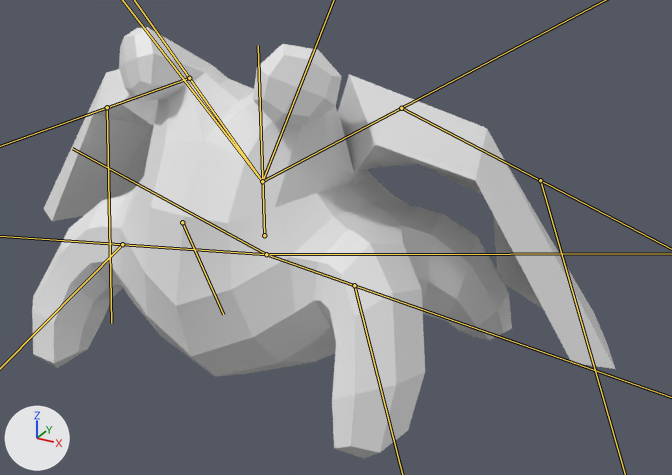
The glTF model examples/05_advanced_glb_loading/assets/Glorp.glb: old version first, new version second.
The view is the same before and after, from a 50 mm lens placed at (2.49, -3.76, 1.69), pointed at (0.3, 0.21, -0.29). The axes (+X, +Y, +Z) are drawn at lower left. The lights are the same throughout. The older version comes first. Both versions are drawn at frame 10 of the action 'Idle'; the numbers are the values there. The bones that change are drawn over the model as lines.
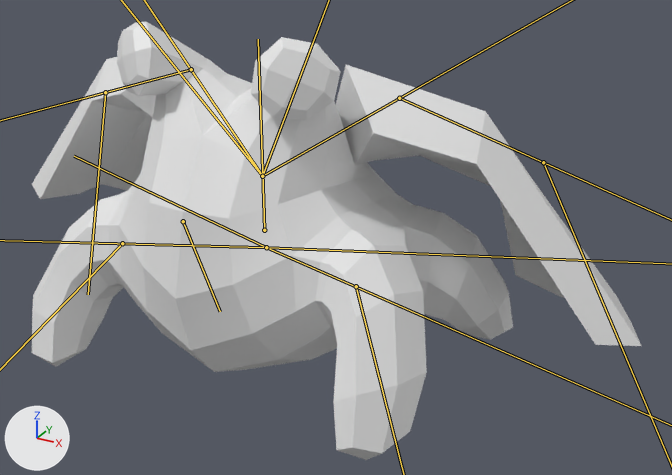
Where the change shows, as pixel boxes [x1, y1, x2, y2] in the pictures (672 x 475 px):
'Cube', posed
    before: [32, 27, 615, 459]
    after: [32, 21, 641, 460]
bone 'Bone', root to tip
    before: (264, 235) to (258, 45)
    after: (264, 230) to (258, 39)
bone 'Bone.004.R', root to tip
    before: (107, 107) to (111, 323)
    after: (105, 92) to (88, 294)
bone 'Bone.005.R', root to tip
    before: (266, 254) to (72, 148)
    after: (266, 247) to (74, 156)
bone 'Bone.007.R', root to tip
    before: (182, 222) to (223, 314)
    after: (183, 221) to (220, 311)

What changed in the scene script:
```text
Change bone_bone:
    where bone_bone = bpy.data.objects['Armature'].pose.bones['Bone']
    bone_bone.location: (-0.04, -0.89, 0.0) -> (-0.03, -0.79, 0.0)
Change bone_bone_001_r:
    where bone_bone_001_r = bpy.data.objects['Armature'].pose.bones['Bone.001.R']  # child of 'Bone'
    bone_bone_001_r.rotation_quaternion: (0.991, -0.112, 0.066, -0.029) -> (0.991, -0.099, 0.058, -0.026)  # degrees (-13, 7, -4) -> degrees (-12, 6, -4)
Change bone_bone_002_r:
    where bone_bone_002_r = bpy.data.objects['Armature'].pose.bones['Bone.002.R']  # child of 'Bone'
    bone_bone_002_r.rotation_quaternion: (0.991, -0.031, -0.047, 0.123) -> (0.99, -0.027, -0.042, 0.109)  # degrees (-4, -5, 14) -> degrees (-4, -4, 13)
Change bone_bone_003_r:
    where bone_bone_003_r = bpy.data.objects['Armature'].pose.bones['Bone.003.R']  # child of 'Bone.002.R'
    bone_bone_003_r.rotation_quaternion: (0.99, -0.058, -0.015, 0.13) -> (0.989, -0.051, -0.014, 0.115)  # degrees (-7, -1, 15) -> degrees (-6, -1, 13)
Change bone_bone_004_r:
    where bone_bone_004_r = bpy.data.objects['Armature'].pose.bones['Bone.004.R']  # child of 'Bone.003.R'
    bone_bone_004_r.rotation_quaternion: (0.971, -0.125, -0.085, 0.183) -> (0.972, -0.116, -0.078, 0.165)  # degrees (-16, -7, 22) -> degrees (-15, -7, 20)
Change bone_bone_001_l:
    where bone_bone_001_l = bpy.data.objects['Armature'].pose.bones['Bone.001.L']  # child of 'Bone'
    bone_bone_001_l.rotation_quaternion: (0.991, -0.112, -0.066, 0.029) -> (0.991, -0.099, -0.058, 0.026)  # degrees (-13, -7, 4) -> degrees (-12, -6, 4)
Change bone_bone_002_l:
    where bone_bone_002_l = bpy.data.objects['Armature'].pose.bones['Bone.002.L']  # child of 'Bone'
    bone_bone_002_l.rotation_quaternion: (0.991, -0.029, 0.045, -0.119) -> (0.991, -0.026, 0.04, -0.105)  # degrees (-4, 5, -14) -> degrees (-3, 4, -12)
Change bone_bone_003_l:
    where bone_bone_003_l = bpy.data.objects['Armature'].pose.bones['Bone.003.L']  # child of 'Bone.002.L'
    bone_bone_003_l.rotation_quaternion: (0.989, -0.06, 0.016, -0.133) -> (0.989, -0.053, 0.014, -0.118)  # degrees (-7, 1, -15) -> degrees (-6, 1, -14)
Change bone_bone_004_l:
    where bone_bone_004_l = bpy.data.objects['Armature'].pose.bones['Bone.004.L']  # child of 'Bone.003.L'
    bone_bone_004_l.rotation_quaternion: (0.949, -0.135, 0.089, -0.272) -> (0.949, -0.122, 0.081, -0.245)  # degrees (-18, 5, -33) -> degrees (-16, 5, -30)
Change bone_bone_005_r:
    where bone_bone_005_r = bpy.data.objects['Armature'].pose.bones['Bone.005.R']
    bone_bone_005_r.location: (-0.96, 0.46, -0.66) -> (-0.85, 0.41, -0.59)
    bone_bone_005_r.rotation_quaternion: (0.982, 0.123, 0.074, -0.126) -> (0.981, 0.109, 0.066, -0.112)  # degrees (13, 10, -14) -> degrees (12, 9, -12)
Change bone_bone_007_r:
    where bone_bone_007_r = bpy.data.objects['Armature'].pose.bones['Bone.007.R']  # child of 'Bone.006.R'
    bone_bone_007_r.rotation_quaternion: (0.961, -0.226, -0.142, -0.073) -> (0.959, -0.199, -0.125, -0.064)  # degrees (-26, -18, -5) -> degrees (-23, -16, -4)
Change bone_bone_008_r:
    where bone_bone_008_r = bpy.data.objects['Armature'].pose.bones['Bone.008.R']
    bone_bone_008_r.location: (0.63, 0.46, -0.98) -> (0.56, 0.41, -0.87)
    bone_bone_008_r.rotation_quaternion: (0.974, 0.19, -0.094, 0.079) -> (0.973, 0.168, -0.083, 0.07)  # degrees (21, -12, 7) -> degrees (19, -11, 6)
Change bone_bone_009_r:
    where bone_bone_009_r = bpy.data.objects['Armature'].pose.bones['Bone.009.R']  # child of 'Bone.008.R'
    bone_bone_009_r.rotation_quaternion: (0.982, -0.157, 0.084, 0.065) -> (0.981, -0.139, 0.075, 0.058)  # degrees (-18, 11, 6) -> degrees (-16, 9, 5)
Change bone_bone_005_l:
    where bone_bone_005_l = bpy.data.objects['Armature'].pose.bones['Bone.005.L']
    bone_bone_005_l.location: (0.96, 0.46, -0.66) -> (0.85, 0.41, -0.59)
    bone_bone_005_l.rotation_quaternion: (0.973, 0.147, -0.089, 0.151) -> (0.972, 0.13, -0.079, 0.134)  # degrees (15, -13, 16) -> degrees (14, -11, 14)
Change bone_bone_008_l:
    where bone_bone_008_l = bpy.data.objects['Armature'].pose.bones['Bone.008.L']
    bone_bone_008_l.location: (-0.63, 0.46, -0.98) -> (-0.56, 0.41, -0.87)
    bone_bone_008_l.rotation_quaternion: (0.957, 0.245, 0.121, -0.101) -> (0.955, 0.216, 0.106, -0.089)  # degrees (28, 16, -8) -> degrees (25, 14, -8)
Change bone_bone_009_l:
    where bone_bone_009_l = bpy.data.objects['Armature'].pose.bones['Bone.009.L']  # child of 'Bone.008.L'
    bone_bone_009_l.rotation_quaternion: (0.956, -0.243, -0.131, -0.101) -> (0.954, -0.214, -0.115, -0.089)  # degrees (-27, -17, -8) -> degrees (-24, -15, -7)
```
